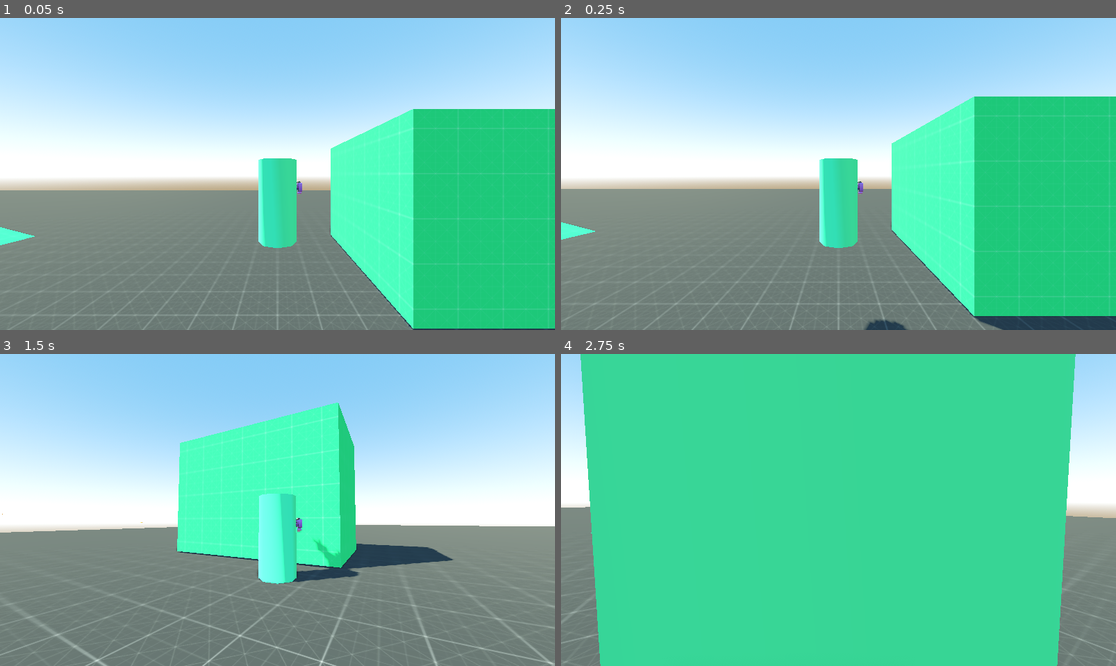
Above: before the commit, frames 1-4 (two rows, left to right).
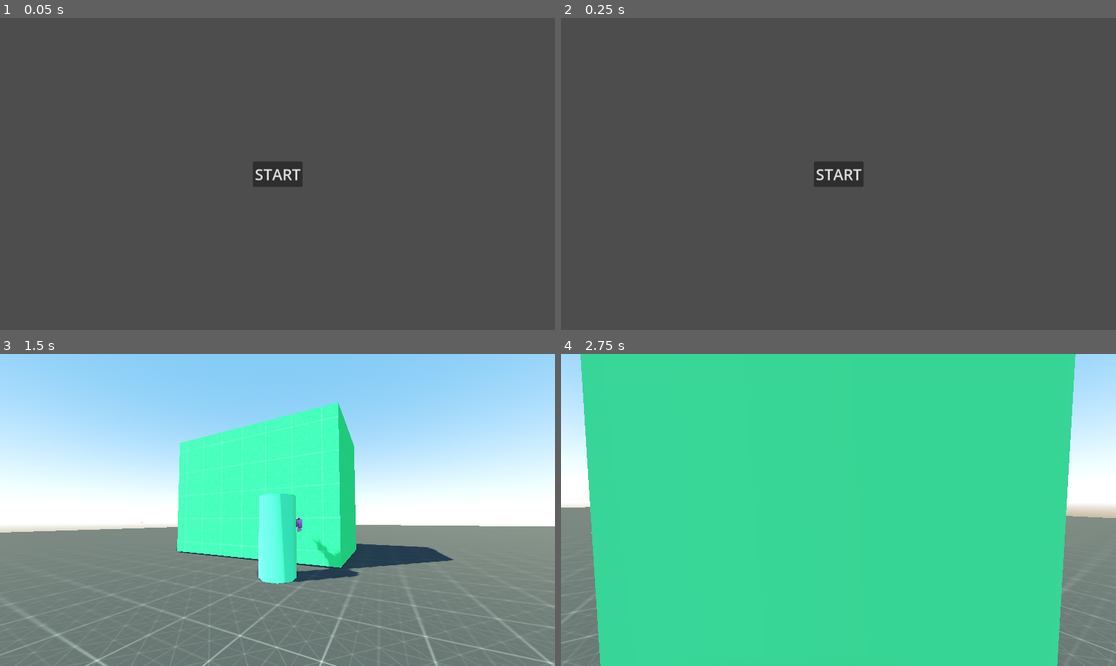
Above: after the commit, the same moments.

Repository: NajeebFarhan/3d-game-controller-godot-practice
Game: Godot game, scene res://scenes/game.tscn
The game is run twice, just before and just after one commit, with the same random seed, the same clock (stepped at 60 frames per second) and the same inputs. Before the commit the project starts from res://scenes/level.tscn.
Inputs (mouse positions are in pixels of both pictures, inside the frame that each line leads up to):
- Up to frame 1 (0.05 s): no input
- Up to frame 2 (0.25 s): no input
- Up to frame 3 (1.5 s): click (277, 510) at 0.5 s, where only the run after the commit has a clickable "START"; move the mouse to (305, 510) at 1.27 s; press the mouse at (305, 510) at 1.28 s; hold W (move_forward) from 1.28 s (still down)
- Up to frame 4 (2.75 s): keep holding W (move_forward); tap Space (jump) at 1.52, 2.27 s; move the mouse to (810, 510) at 2.02 s; release the mouse at (810, 510) at 2.03 s; click (810, 510) at 2.1 s

The runs differ from the first frame. In frame 1, 100% of the frame differs, in the area x 0-100%, y 0-100%; in frame 2, 100%; in frame 3, less than 0.1%; in frame 4, nothing differs.

Commit message:
add a placeholder user interface/start menu

Diff:
--- a/project.godot
+++ b/project.godot
@@ -11,7 +11,7 @@
 [application]
 
 config/name="3d-godot-game-learning"
-run/main_scene="uid://gg8yyqrkvgae"
+run/main_scene="uid://jry4g6rfqmuv"
 config/features=PackedStringArray("4.6", "Forward Plus")
 config/icon="res://icon.svg"
 
--- /dev/null
+++ b/scenes/game.tscn
@@ -0,0 +1,7 @@
+[gd_scene format=3 uid="uid://jry4g6rfqmuv"]
+
+[ext_resource type="PackedScene" uid="uid://cio4axyogdqvt" path="res://scenes/start_menu.tscn" id="2_lnu2h"]
+
+[node name="Game" type="Node" unique_id=133991034]
+
+[node name="Control" parent="." unique_id=1360369156 instance=ExtResource("2_lnu2h")]
--- a/scenes/gun.tscn
+++ b/scenes/gun.tscn
@@ -3,6 +3,7 @@
 [ext_resource type="Script" uid="uid://bvitd07uipem5" path="res://scripts/gun.gd" id="1_og67c"]
 [ext_resource type="PackedScene" uid="uid://botdvkn88uh76" path="res://GLB format/blaster-d.glb" id="1_x77fm"]
 [ext_resource type="PackedScene" uid="uid://eeqt3ikob3t3" path="res://scenes/bullet.tscn" id="2_gp1hk"]
+[ext_resource type="AudioStream" uid="uid://bpk3kc3vu3ck1" path="res://audio/308 Single.wav" id="4_qd4js"]
 
 [node name="Gun" type="Node3D" unique_id=1027060284]
 script = ExtResource("1_og67c")
@@ -16,4 +17,7 @@
 [node name="Timer" type="Timer" parent="." unique_id=1547927714]
 autostart = true
 
+[node name="AudioStreamPlayer" type="AudioStreamPlayer" parent="." unique_id=1419735201]
+stream = ExtResource("4_qd4js")
+
 [connection signal="timeout" from="Timer" to="." method="_on_timer_timeout"]
--- /dev/null
+++ b/scenes/start_menu.tscn
@@ -0,0 +1,27 @@
+[gd_scene format=3 uid="uid://cio4axyogdqvt"]
+
+[ext_resource type="Script" uid="uid://c6oxoyhkjubgd" path="res://scripts/start_menu.gd" id="1_ouf4f"]
+[ext_resource type="PackedScene" uid="uid://gg8yyqrkvgae" path="res://scenes/level.tscn" id="2_thu50"]
+
+[node name="StartMenu" type="CanvasLayer" unique_id=1360369156]
+script = ExtResource("1_ouf4f")
+game_level = ExtResource("2_thu50")
+
+[node name="Button" type="Button" parent="." unique_id=989565848]
+anchors_preset = 8
+anchor_left = 0.5
+anchor_top = 0.5
+anchor_right = 0.5
+anchor_bottom = 0.5
+offset_left = -4.0
+offset_top = -4.0
+offset_right = 4.0
+offset_bottom = 4.0
+grow_horizontal = 2
+grow_vertical = 2
+size_flags_horizontal = 3
+size_flags_vertical = 3
+theme_override_font_sizes/font_size = 32
+text = "START"
+
+[connection signal="pressed" from="Button" to="." method="_on_button_pressed"]
--- a/scripts/controller.gd
+++ b/scripts/controller.gd
@@ -10,6 +10,8 @@
 
 @onready var camera = $CameraOrigin
 @onready var springarm = $CameraOrigin/SpringArm3D
+
+var is_game_playing = false
 
 func view_orientation(x: float, y: float):
 	var strength_x = deg_to_rad(x * sensitivity)
--- a/scripts/gun.gd
+++ b/scripts/gun.gd
@@ -10,5 +10,6 @@
 		bullet.position = bullet_spawn_marker.global_position
 		bullet.basis = global_basis
 
-	#get_tree().add_child(bullet)
+		$AudioStreamPlayer.play()
+
 		get_tree().current_scene.add_child(bullet)
--- /dev/null
+++ b/scripts/start_menu.gd
@@ -0,0 +1,12 @@
+extends CanvasLayer
+
+
+@export var game_level: PackedScene
+
+func _on_button_pressed() -> void:
+	var game = game_level.instantiate()
+	#var main = get_tree().current_scene
+
+	get_parent().add_child(game)
+
+	queue_free()
Not shown, added: audio/308 Single.wav.import
Not shown, added: scripts/start_menu.gd.uid
Not shown, added: audio/308 Single.wav
